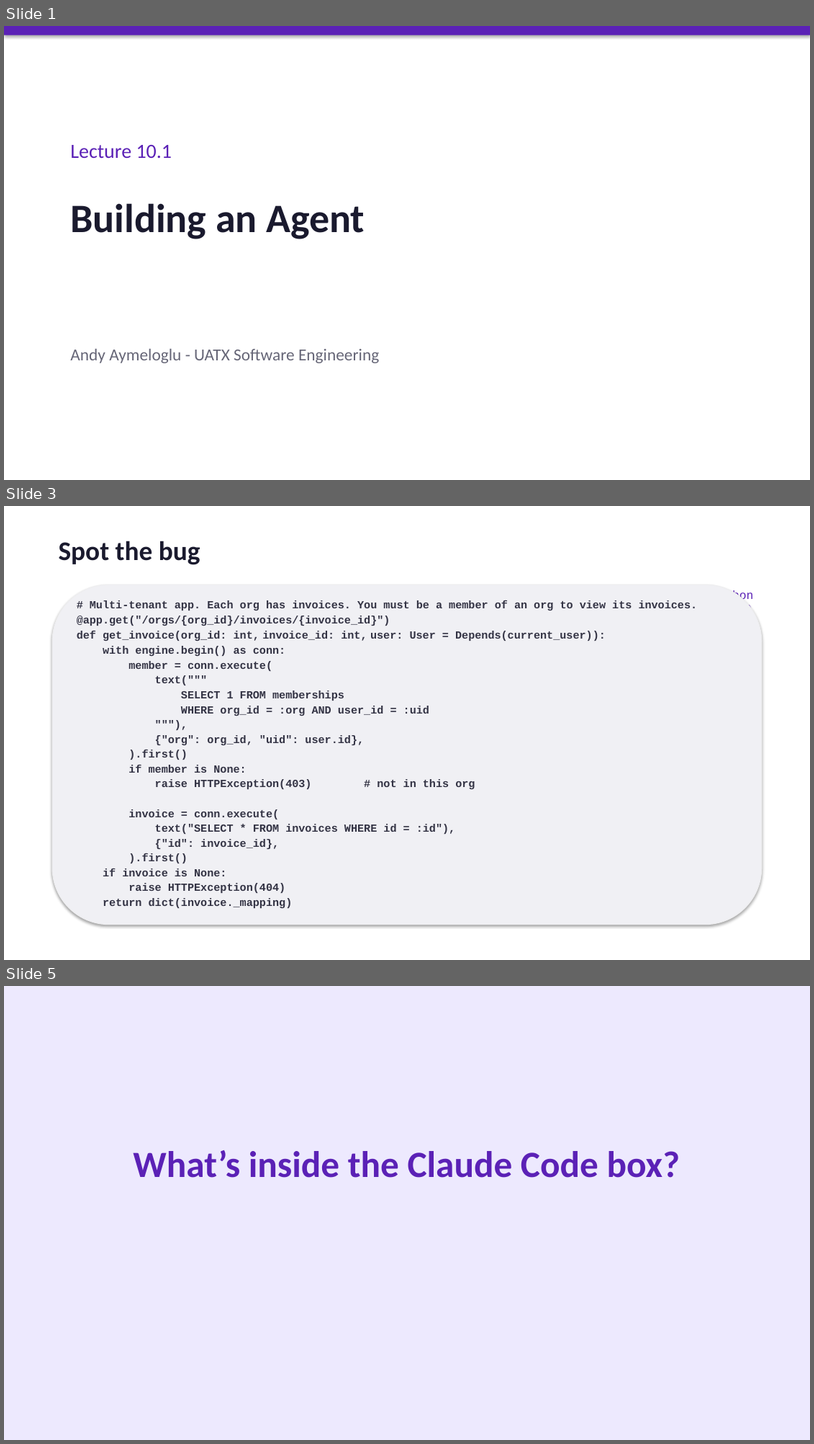
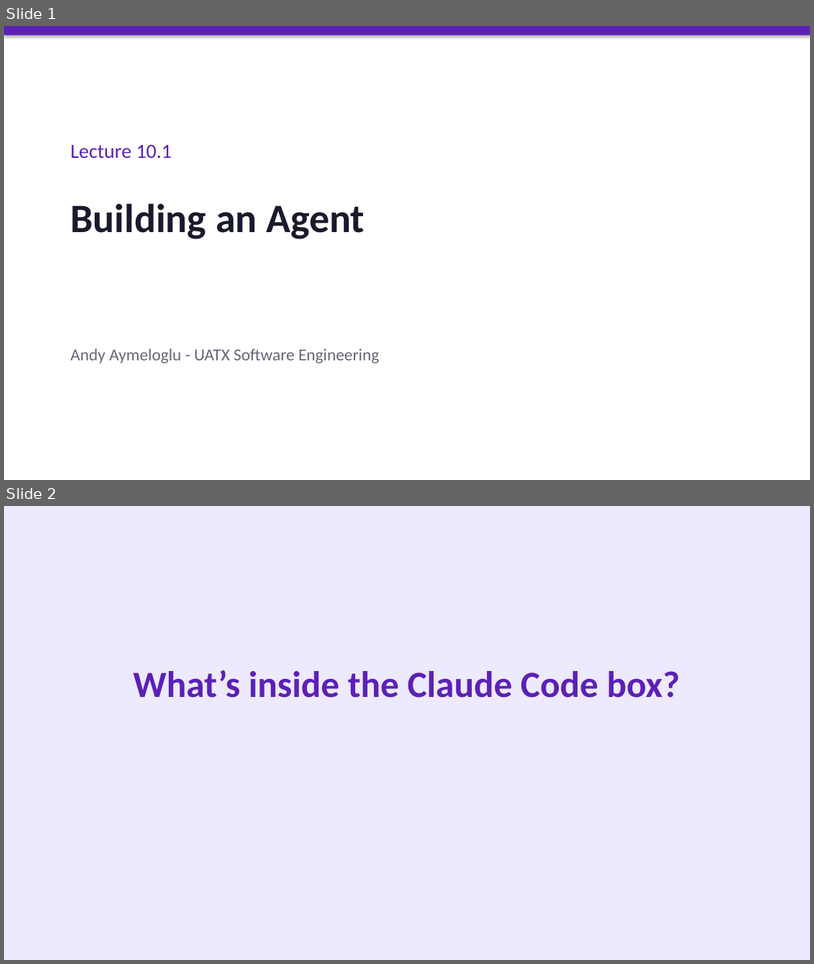
Before and after one commit to aaymeloglu/software-engineering, a slide deck: lectures/Lecture 10.1 - Agents.pptx. Shown one above the other, each under a label of ours: slides 1, 3 and 5 before the commit, slides 1 and 2 after it; the slides between them are not shown. The pictures are 814x1444 and 814x964 pixels, drawn with LibreOffice and Linux fonts; fonts in the diff are those of the drawing. Boxes give left, top, right and bottom in pixels: in the first picture for what was removed or moved away, otherwise in the second. Text is boxed around its words. In the diff, an @@ line names an element or a change of style, - is before the commit and + after.

```diff
--- a/lectures/Lecture 10.1 - Agents.pptx
+++ b/lectures/Lecture 10.1 - Agents.pptx
@@ slide 3 removed at [4, 506, 810, 960], background #FFFFFF @@
@@ text removed at [59, 541, 201, 565] @@
-Spot the bug
@@ rounded rectangle removed at [52, 584, 762, 924] @@
@@ text removed at [690, 590, 754, 608] @@
-Python (FastAPI)
@@ text removed at [77, 600, 698, 908] @@
-# Multi-tenant app. Each org has invoices. You must be a member of an org to view its invoices.
-@app.get("/orgs/{org_id}/invoices/{invoice_id}")
-def get_invoice(org_id: int, invoice_id: int, user: User = Depends(current_user)):
-with engine.begin() as conn:
-member = conn.execute(
-text("""
-SELECT 1 FROM memberships
-WHERE org_id = :org AND user_id = :uid
-"""),
-{"org": org_id, "uid": user.id},
-).first()
-if member is None:
-raise HTTPException(403) # not in this org
-invoice = conn.execute(
-text("SELECT * FROM invoices WHERE id = :id"),
-{"id": invoice_id},
-).first()
-if invoice is None:
-raise HTTPException(404)
-return dict(invoice._mapping)
@@ what was slide 5 is now slide 2 @@
```
Also in this commit, not shown: 2 other slides removed, 19 other files.
